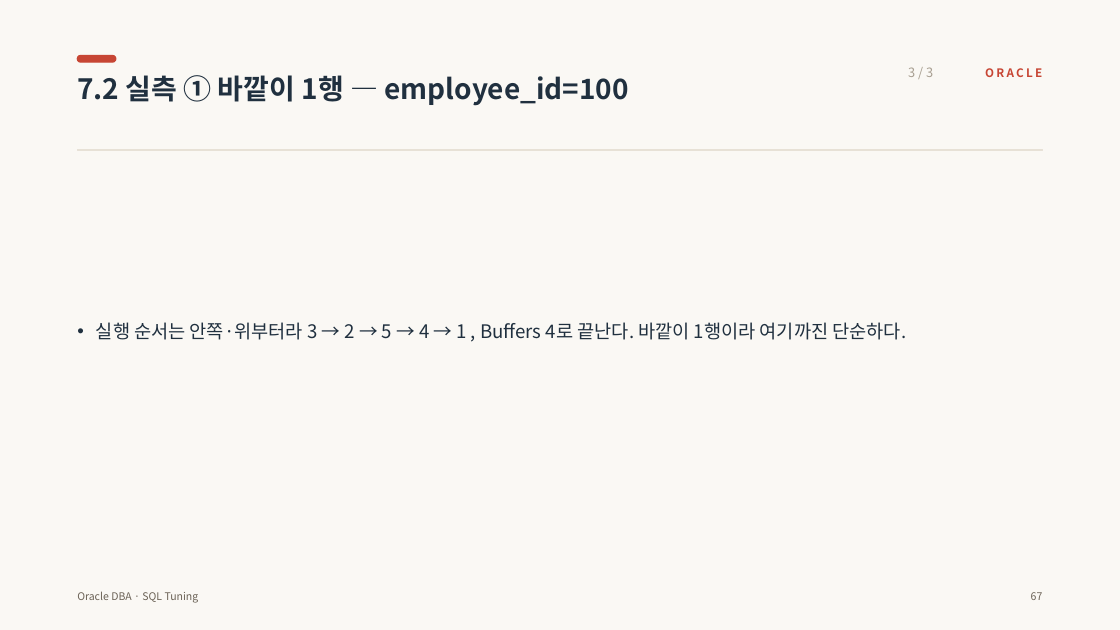
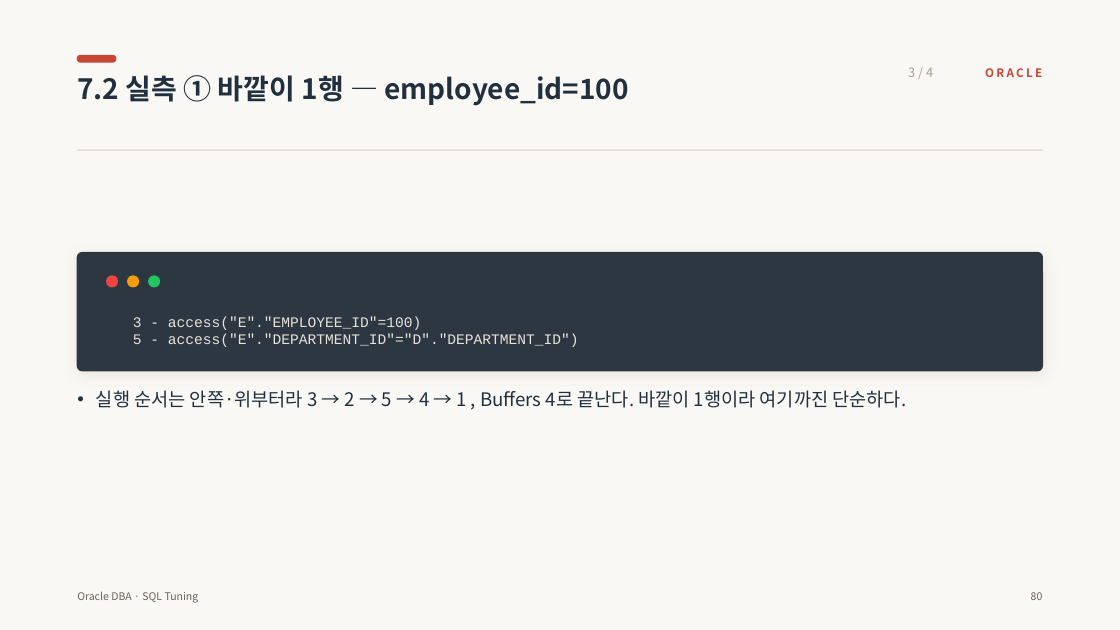
Before and after one commit to jokwangwon/ora-ppt-gen, a slide deck: slide 89 of files/sql_tuning.pptx (slide 76 before the commit). Drawn at 1120x630 pixels with LibreOffice and Linux fonts; fonts in the diff are those of the drawing. Boxes give left, top, right and bottom in pixels: in the first picture for what was removed or moved away, otherwise in the second. Text is boxed around its words. In the diff, an @@ line names an element or a change of style, - is before the commit and + after.

```diff
--- a/files/sql_tuning.pptx
+++ b/files/sql_tuning.pptx
@@ text at [908,67,933,77]: text changed @@
-3 / 3
+3 / 4
@@ rounded rectangle added at [77,252,1043,371], fill #2C3742, outline #2C3742 1 pt @@
@@ ellipse added at [107,276,118,287], fill #EF4444, outline #EF4444 1 pt @@
@@ ellipse added at [128,276,139,287], fill #F59E0B, outline #F59E0B 1 pt @@
@@ ellipse added at [149,276,160,287], fill #22C55E, outline #22C55E 1 pt @@
@@ text added at [133,316,579,347], 12.5 pt, text #E7E2D8 @@
+3 - access("E"."EMPLOYEE_ID"=100)
+5 - access("E"."DEPARTMENT_ID"="D"."DEPARTMENT_ID")
@@ text "실행 순서는 안쪽·위부터라 3 → ...": place and size @@
-text "실행 순서는 안쪽·위부터라 3 → ..." at [96,322,906,340]
+text "실행 순서는 안쪽·위부터라 3 → ..." at [96,390,906,408]
@@ text at [1031,592,1043,600]: text changed @@
-67
+80
```
Also in this commit, not shown: 58 other slides changed, 29 slides added, 9 other files.
